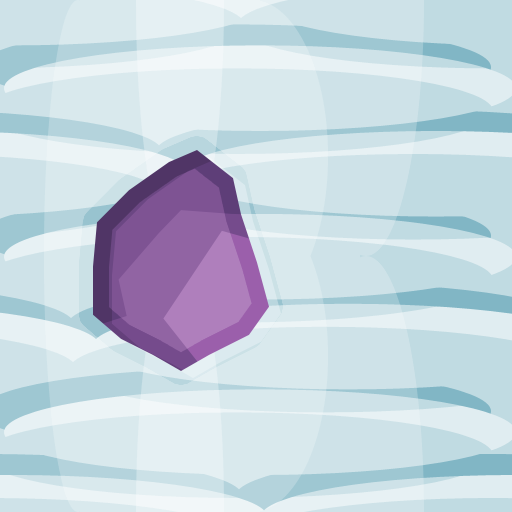
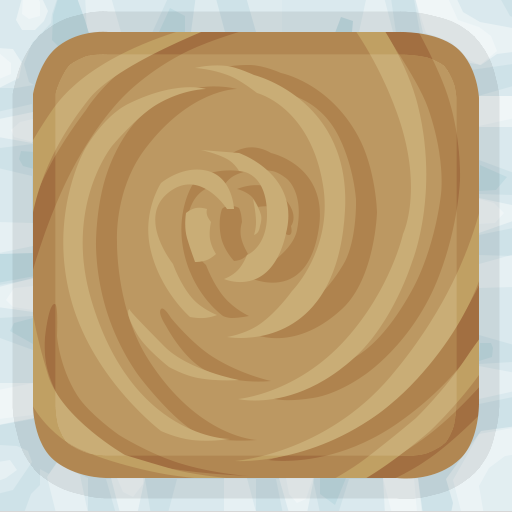
Revision of a layered 512 × 512 image; what changed, layer by layer:
renamed "Group 2" to "Knot", hid the group it (3 layers) over [42, 47, 328, 402]
renamed "Group 1" to "Wood Side", hid the group it (2 layers) over [0, 0, 512, 512]
added group "Wood Top" with 21 layers over [0, 0, 512, 512]
added layer "Inner glow" in group "Wood Top" over [33, 31, 479, 479]
added group "Rim" (1st of 2, in "Wood Top") with 5 layers in group "Wood Top" over [0, 0, 512, 512]
added layer "Dark 1" in group "Rim" over [0, 0, 507, 505]
added layer "Light 3" (24%) in group "Rim" over [0, 0, 512, 512]
added layer "Light 2" (40%) in group "Rim" over [0, 0, 512, 512]
added layer "Light 1" (overlay, 32%) in group "Rim" over [0, 0, 512, 512]
added layer "Rim" (2nd of 2, in "Wood Top" › "Rim") in group "Rim" over [0, 0, 512, 511]
added group "Shading" with 12 layers in group "Wood Top" over [0, 16, 512, 505]
added layer "Ring 6 Light" in group "Shading" over [0, 256, 512, 505]
added layer "Ring 5 Light" in group "Shading" over [0, 16, 495, 462]
added layer "Ring 4 Light" in group "Shading" over [63, 22, 427, 441]
added layer "Ring 3 Light" in group "Shading" over [128, 65, 346, 381]
added layer "Ring 2 Light" in group "Shading" over [148, 150, 289, 319]
added layer "Ring 1 Light" in group "Shading" over [185, 199, 262, 262]
added layer "Ring 6 Dark" in group "Shading" over [44, 304, 489, 483]
added layer "Ring 5 Dark" in group "Shading" over [25, 24, 486, 461]
added layer "Ring 4 Dark" in group "Shading" over [96, 18, 460, 441]
added layer "Ring 3 Dark" in group "Shading" over [160, 65, 377, 382]
added layer "Ring 2 Dark" in group "Shading" over [181, 147, 320, 318]
added layer "Ring 1 Dark" in group "Shading" over [219, 185, 294, 261]
added layer "BG" in group "Wood Top" over [0, 0, 512, 511]
